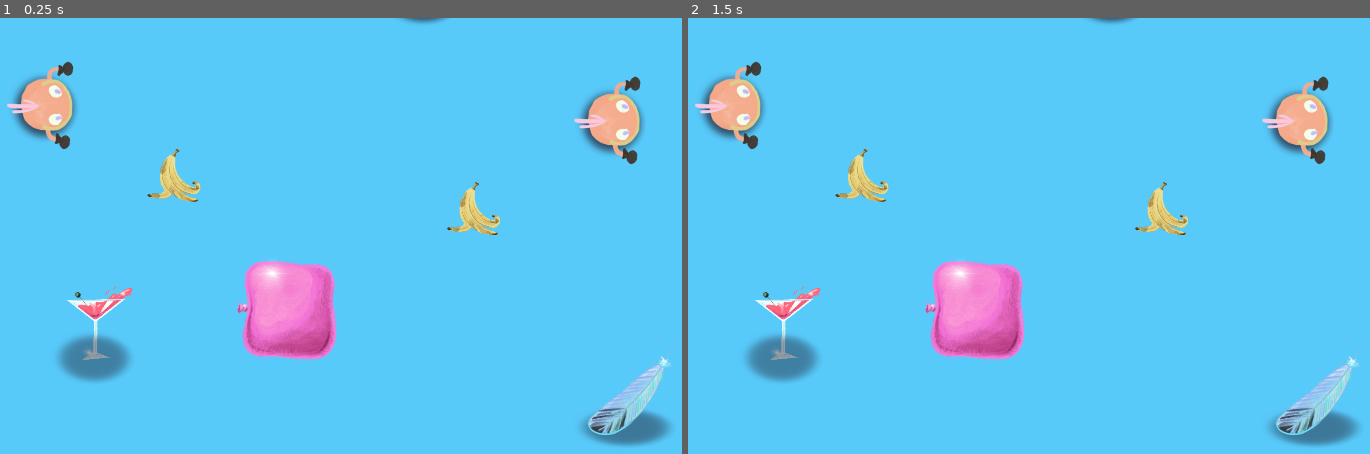
Above: before the commit, frames 1-2 (left to right).
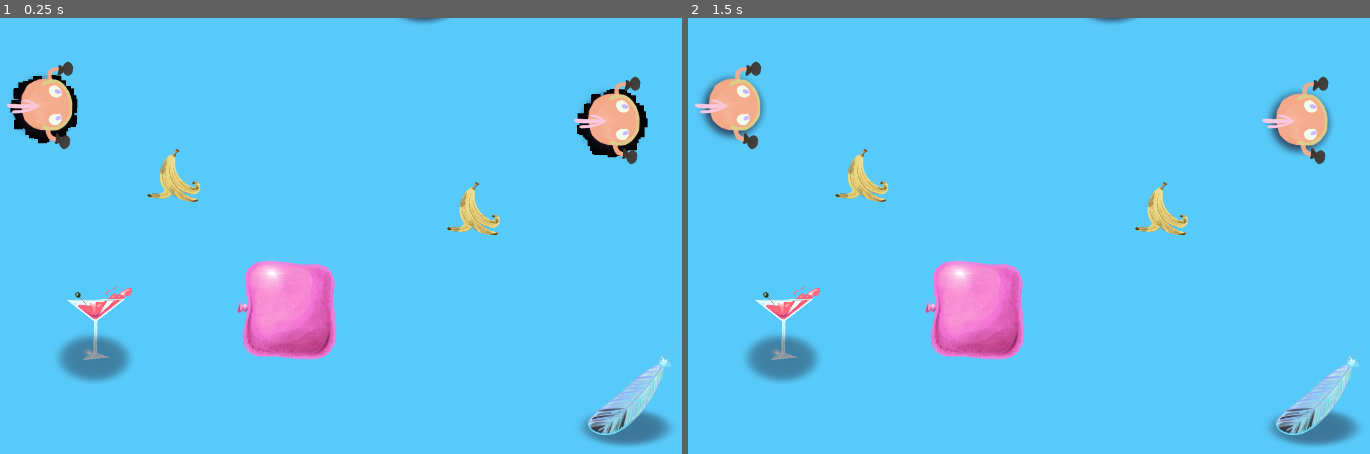
Above: after the commit, the same moments.

Repository: HephepTeam/GGJ2024
Game: Godot game, scene res://scenes/player/test.tscn
The game is run twice, just before and just after one commit, with the same random seed, the same clock (stepped at 60 frames per second) and the same inputs. This scene is started directly instead of the project's main scene.
Inputs:
- Up to frame 1 (0.25 s): no input
- Up to frame 2 (1.5 s): tap Enter at 1.25 s

The runs differ from the first frame. In frame 1, 0.9% of the frame differs, in the area x 1-96%, y 13-33%; in frame 2, nothing differs.

Commit message:
respawn effect
ajout d'un petit effet au respawn

Diff:
--- a/GGJ2024/scenes/player/player_rigid.gd
+++ b/GGJ2024/scenes/player/player_rigid.gd
@@ -17,6 +17,7 @@
 @onready var animated_sprite = $AnimatedSprite2D
 @onready var footstep_pos = $AnimatedSprite2D/FootStepPosition
 @onready var shadow = $Shadow
+@onready var respawn = $respawn
 
 var step_active = false
 
@@ -165,6 +166,7 @@
 	$AnimatedSprite2D.scale = Vector2.ONE
 	$AnimatedSprite2D.rotation = -PI/2
 	self.global_transform.origin = checkpoint_pos
+	respawn.emitting = true
 	state = states.IDLE
 	dead = false
 
--- a/GGJ2024/scenes/player/player_rigid.tscn
+++ b/GGJ2024/scenes/player/player_rigid.tscn
@@ -28,6 +28,12 @@
 [ext_resource type="Script" path="res://addons/random_audio/AudioStreamPlayerRandom2D.gd" id="26_ykge8"]
 [ext_resource type="Script" path="res://addons/random_audio/AudioStreamArray.gd" id="27_hhfd1"]
 [ext_resource type="AudioStream" uid="uid://dhkj33ginf7i5" path="res://assets/Sound/sound_duck.mp3" id="28_bf7ym"]
+[ext_resource type="PackedScene" uid="uid://jp13v37jn1pe" path="res://scenes/player/respawn.tscn" id="29_2iws4"]
+
+[sub_resource type="Curve" id="Curve_fkaup"]
+resource_local_to_scene = true
+_data = [Vector2(0.00367647, 1), 0.0, 1.69057, 0, 0, Vector2(1, 0.018868), 0.0, 0.0, 0, 0]
+point_count = 2
 
 [sub_resource type="SpriteFrames" id="SpriteFrames_a66c5"]
 animations = [{
@@ -182,6 +188,9 @@
 script = ExtResource("1_bau7k")
 footstep_scene = ExtResource("2_asjrs")
 
+[node name="respawn" parent="." instance=ExtResource("29_2iws4")]
+scale_amount_curve = SubResource("Curve_fkaup")
+
 [node name="Shadow" type="Sprite2D" parent="."]
 scale = Vector2(0.65, 0.65)
 texture = ExtResource("2_pn7ti")
--- /dev/null
+++ b/GGJ2024/scenes/player/respawn.gd
@@ -0,0 +1,6 @@
+extends CPUParticles2D
+
+func _ready():
+	emitting = true
+	await get_tree().create_timer(0.3).timeout
+	queue_free()
--- /dev/null
+++ b/GGJ2024/scenes/player/respawn.tscn
@@ -0,0 +1,24 @@
+[gd_scene load_steps=3 format=3 uid="uid://jp13v37jn1pe"]
+
+[ext_resource type="Script" path="res://scenes/player/respawn.gd" id="1_q37cs"]
+
+[sub_resource type="Curve" id="Curve_17cl0"]
+resource_local_to_scene = true
+_data = [Vector2(0.00367647, 1), 0.0, 1.69057, 0, 0, Vector2(1, 0.018868), 0.0, 0.0, 0, 0]
+point_count = 2
+
+[node name="respawn" type="CPUParticles2D"]
+emitting = false
+amount = 100
+one_shot = true
+explosiveness = 1.0
+local_coords = true
+spread = 180.0
+gravity = Vector2(0, 0)
+initial_velocity_min = 200.0
+initial_velocity_max = 300.0
+scale_amount_min = 20.0
+scale_amount_max = 20.0
+scale_amount_curve = SubResource("Curve_17cl0")
+color = Color(0, 0, 0, 1)
+script = ExtResource("1_q37cs")
Not shown: 1 places in GGJ2024/scenes/player/player_rigid.tscn that only renumber resources
